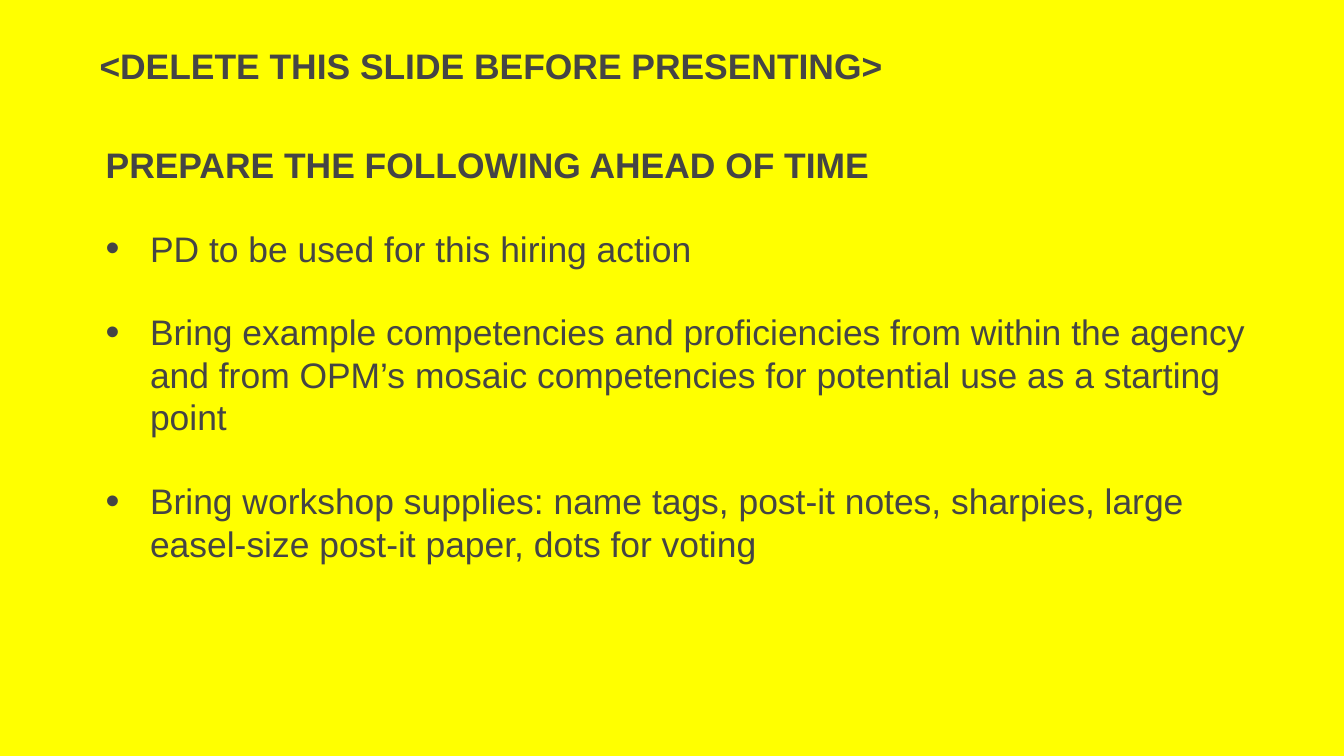
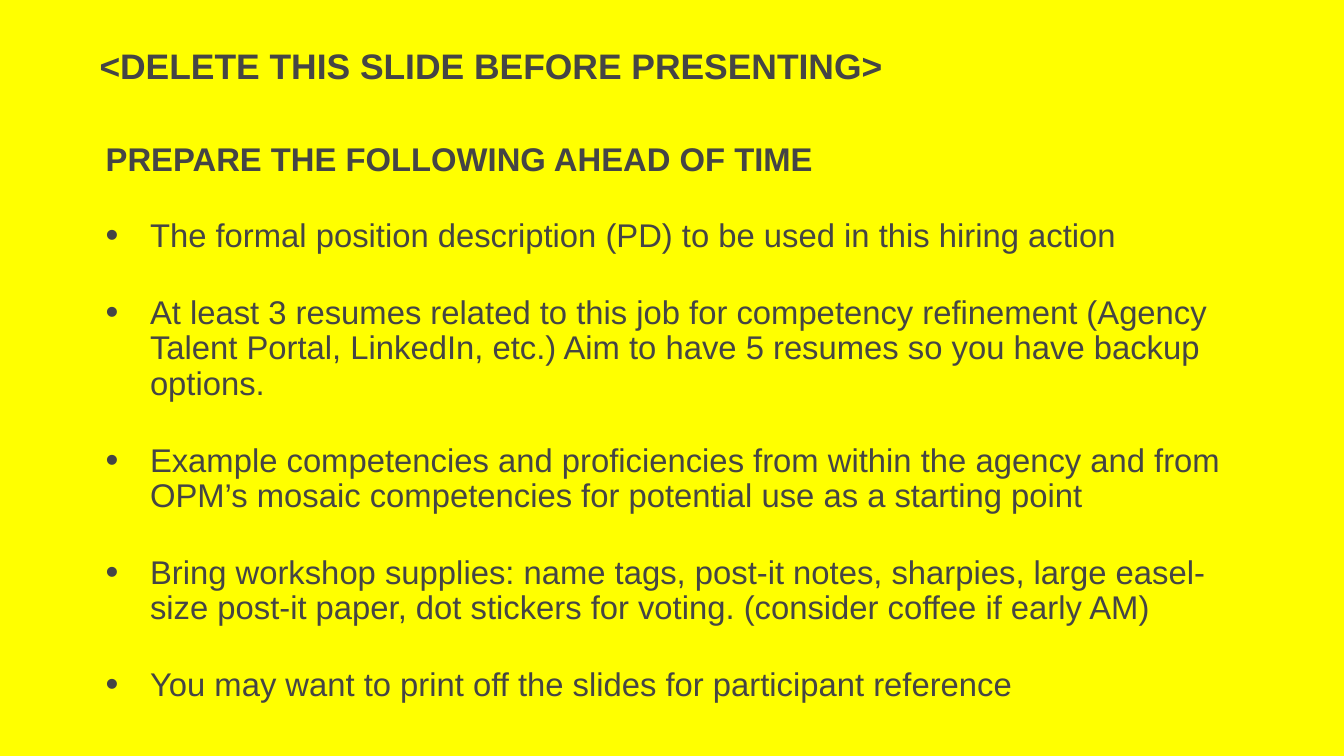
Before and after one commit to usds/SME-QA-Website, a slide deck: slide 2 of toolkit/job-analysis/job-analysis-presentation.pptx. Drawn at 1344x756 pixels with LibreOffice and Linux fonts; fonts in the diff are those of the drawing. Boxes give left, top, right and bottom in pixels: in the first picture for what was removed or moved away, otherwise in the second. Text is boxed around its words. In the diff, an @@ line names an element or a change of style, - is before the commit and + after.

```diff
--- a/toolkit/job-analysis/job-analysis-presentation.pptx
+++ b/toolkit/job-analysis/job-analysis-presentation.pptx
@@ text at [106, 148, 812, 172]: size 36 to 33.3 pt in "PREPARE THE FOLLOWING AHEAD OF TIME"; line spacing 1 to 0.9 @@
@@ text at [150, 223, 1220, 703]: text changed; size 36 to 33.3 pt @@
-• PD to be used for this hiring action
-• Bring example competencies and proficiencies from within the agency and from OPM’s mosaic competencies for potential use as a starting point
-• Bring workshop supplies: name tags, post-it notes, sharpies, large easel-size post-it paper, dots for voting
+• The formal position description (PD) to be used in this hiring action
+• At least 3 resumes related to this job for competency refinement (Agency Talent Portal, LinkedIn, etc.) Aim to have 5 resumes so you have backup options.
+• Example competencies and proficiencies from within the agency and from OPM’s mosaic competencies for potential use as a starting point
+• Bring workshop supplies: name tags, post-it notes, sharpies, large easel-size post-it paper, dot stickers for voting. (consider coffee if early AM)
+• You may want to print off the slides for participant reference
```
Also in this commit, not shown: 2 other slides changed, 1 slide added.
